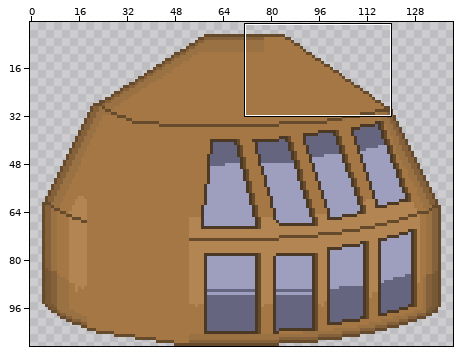
Two versions of one pixel-art file, art/sprites/tailshut.aseprite. Above: a wide view before the commit, with the close-up outlined.
Close-up. First the earlier version:
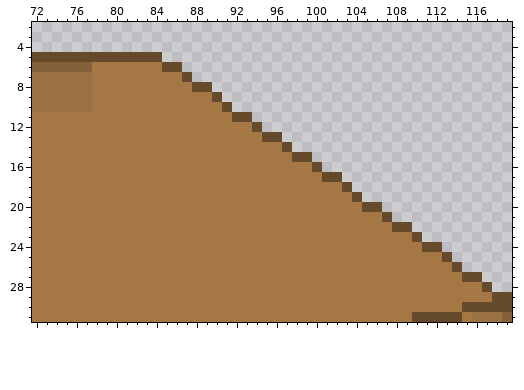
141x109 pixels, 1 frame. Shown: x 72..119, y 2..31. The wide view leaves out empty margins.
The result:
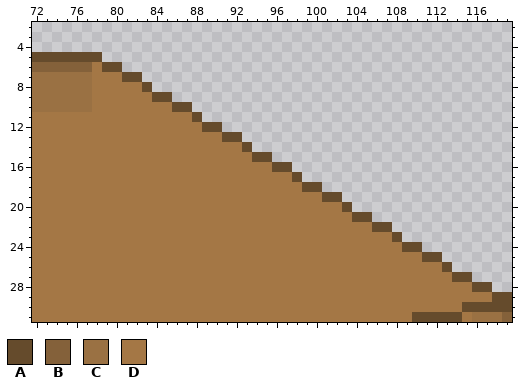
Palette (. is transparent): A #654b2c  B #84613a  C #9a7143  D #a47745
Change:
Changed rows in their new state; - is an unchanged pixel.
first column x 79:
 5 ......--------------------------------
 6 AA......------------------------------
 7 --AA.....-----------------------------
 8 ----A......---------------------------
 9 -----AA.....--------------------------
10 -------AA....-------------------------
11 ---------A.....-----------------------
12 ----------AA....----------------------
13 ------------AA....--------------------
14 --------------A....-------------------
15 ---------------AA....-----------------
16 -----------------AA...----------------
17 -------------------A....--------------
18 --------------------AA...-------------
19 ----------------------AA..------------
20 ------------------------A...----------
21 -------------------------AA..---------
22 ---------------------------AA..-------
23 -----------------------------A..------
24 ------------------------------AA..----
25 --------------------------------AA.---
26 ----------------------------------A.--
27 -----------------------------------A-.
28 -------------------------------------A
Changed places in both close-ups, as pixel boxes (x1, y1, x2, y2):
changed: (102, 52, 482, 292)
